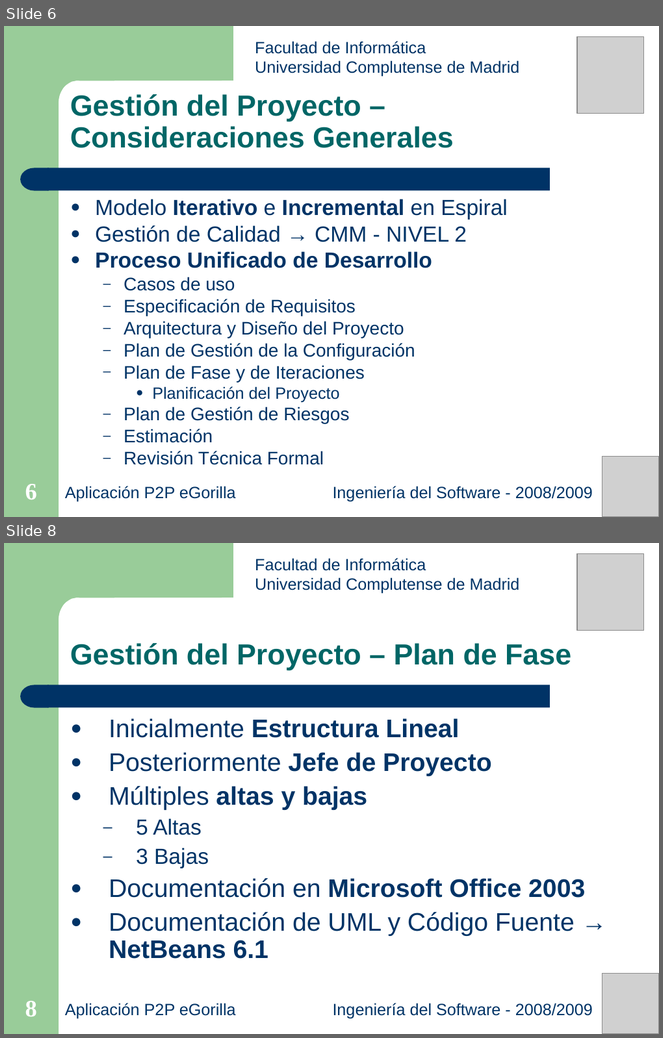
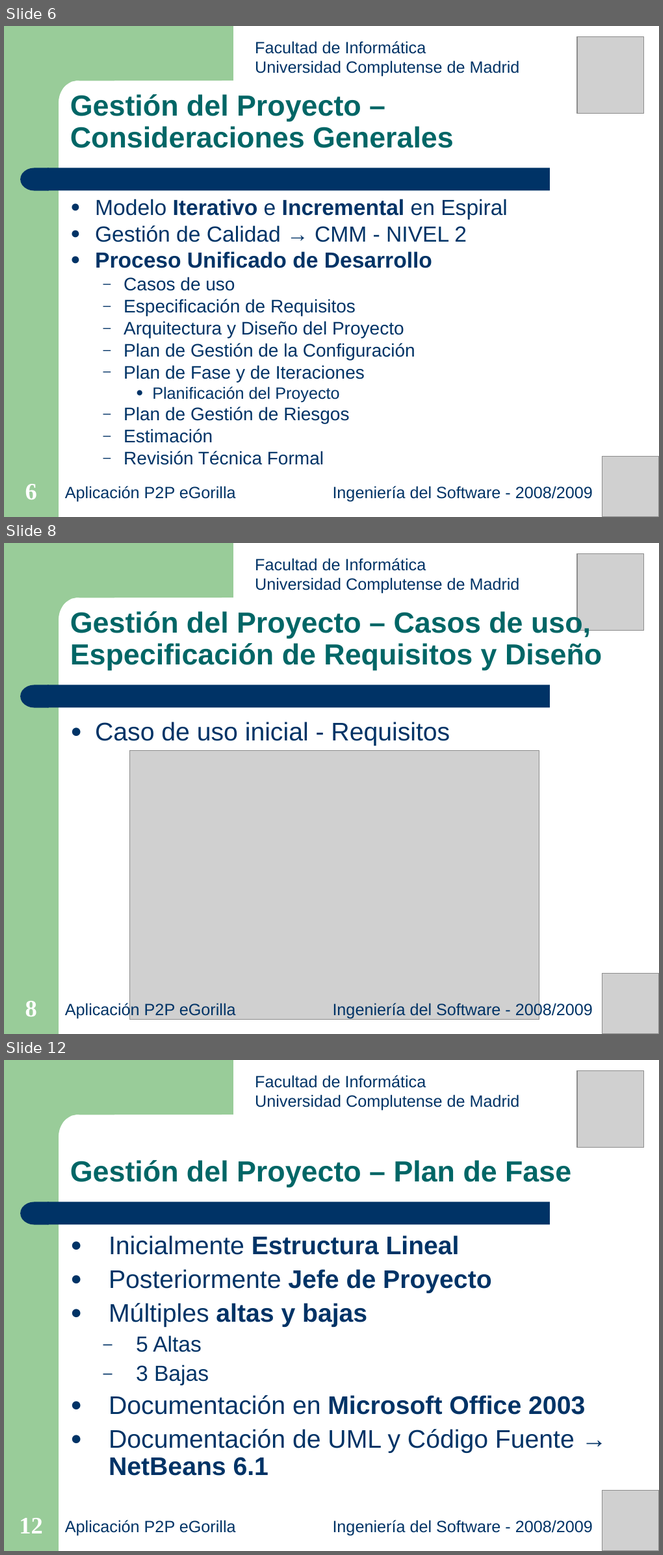
Before and after one commit to munsuri/egorilla, a slide deck: doc/presentaciones/Presentacion_27-05-2009.ppt. Shown one above the other, each under a label of ours: slides 6 and 8 before the commit, slides 6, 8 and 12 after it; the slides between them are not shown. The pictures are 663x1038 and 663x1555 pixels, drawn with LibreOffice and Linux fonts; fonts in the diff are those of the drawing; grey boxes stand for pictures. Boxes give left, top, right and bottom in pixels: in the first picture for what was removed or moved away, otherwise in the second. Text is boxed around its words. In the diff, an @@ line names an element or a change of style, - is before the commit and + after.

```diff
--- a/doc/presentaciones/Presentacion_27-05-2009.ppt
+++ b/doc/presentaciones/Presentacion_27-05-2009.ppt
@@ slide 8 added at <box>4,543,659,1034</box>, background #FFFFFF; not listed: 4 template elements that a slide beside it also shows @@
@@ text added at <box>255,558,520,594</box>, 18 pt, text #003366 @@
+Facultad de Informática
+Universidad Complutense de Madrid
@@ picture added at <box>577,554,644,631</box> @@
@@ text added at <box>70,610,602,670</box>, 32 pt, text #006666, bold @@
+Gestión del Proyecto – Casos de uso, Especificación de Requisitos y Diseño
@@ text added at <box>95,722,450,746</box>, 28 pt, text #003366 @@
+● Caso de uso inicial - Requisitos
@@ picture added at <box>130,751,540,1020</box> @@
@@ picture added at <box>602,974,659,1034</box> @@
@@ page number added at <box>25,1001,37,1017</box>, 26 pt, text #FFFFFF, bold @@
+8
@@ text added at <box>65,1003,236,1019</box>, 18 pt, text #003366 @@
+Aplicación P2P eGorilla
@@ text added at <box>333,1003,593,1019</box>, 18 pt, text #003366 @@
+Ingeniería del Software - 2008/2009
@@ what was slide 8 is now slide 12 @@
@@ page number at <box>19,1518,42,1534</box>: text changed @@
-8
+12
```
Also in this commit, not shown: 1 slide changed, 3 other slides added.
